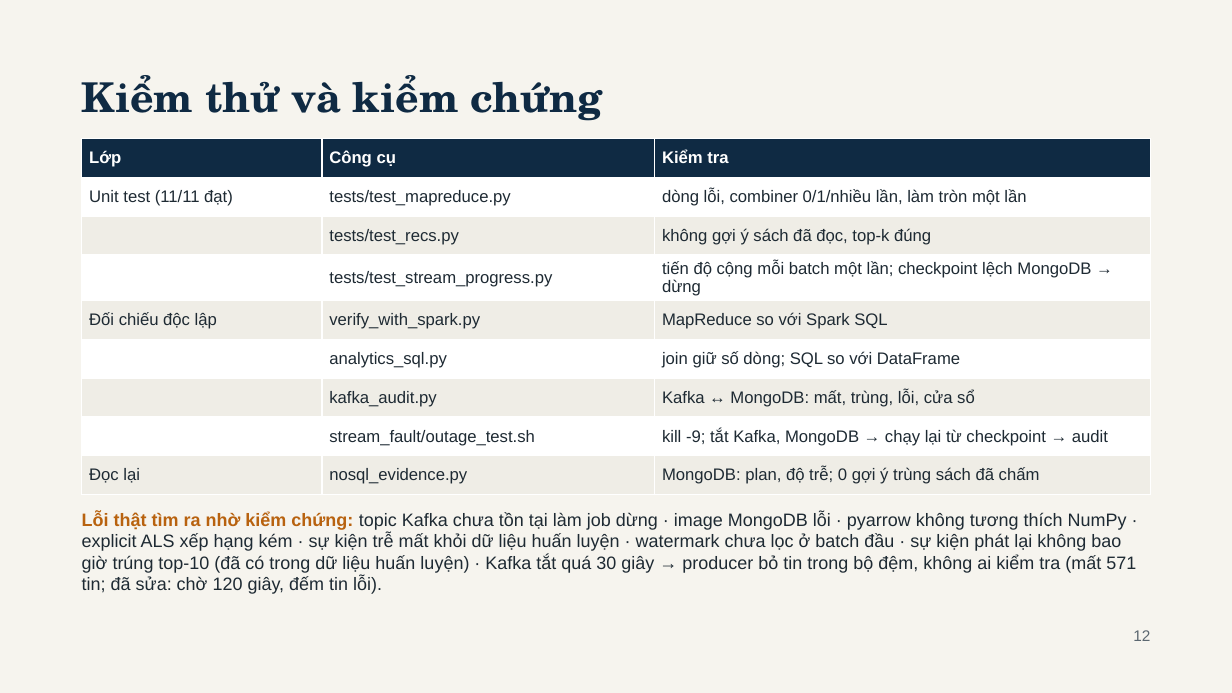
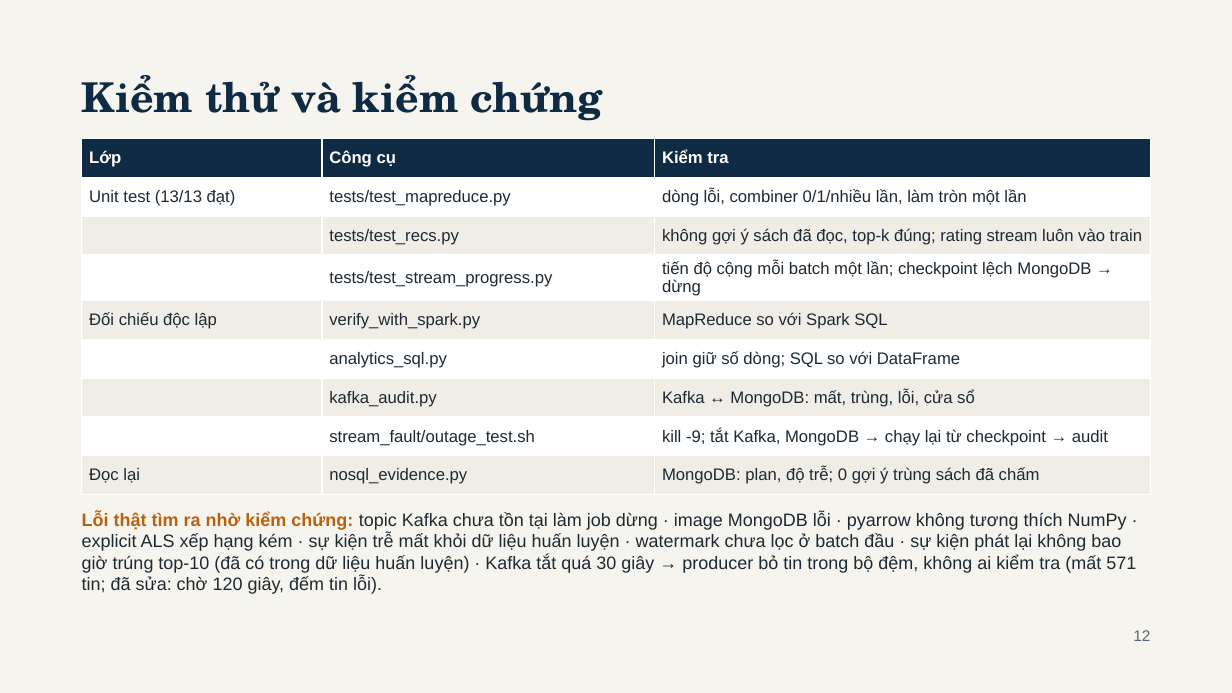
Before and after one commit to haoluonghuynhngoc/Group_06_BigData, a slide deck: slide 12 of Present/BookPulse - BDA501 Session 10 Final Presentation.pptx. Drawn at 1232x693 pixels with LibreOffice and Linux fonts; fonts in the diff are those of the drawing. Boxes give left, top, right and bottom in pixels: in the first picture for what was removed or moved away, otherwise in the second. Text is boxed around its words. In the diff, an @@ line names an element or a change of style, - is before the commit and + after.

Commit message:
Docs follow the fixes: streamed ratings in train, --exclude-simulated, trending of liked books, 13 tests; Q&A 36-39

```diff
--- a/Present/BookPulse - BDA501 Session 10 Final Presentation.pptx
+++ b/Present/BookPulse - BDA501 Session 10 Final Presentation.pptx
@@ table at [82, 139, 1151, 488] @@
-row 2, column 1: Unit test (11/11 đạt)
+row 2, column 1: Unit test (13/13 đạt)
-row 3, column 3: không gợi ý sách đã đọc, top-k đúng
+row 3, column 3: không gợi ý sách đã đọc, top-k đúng; rating stream luôn vào train
```
Also in this commit, not shown: 7 other files.
